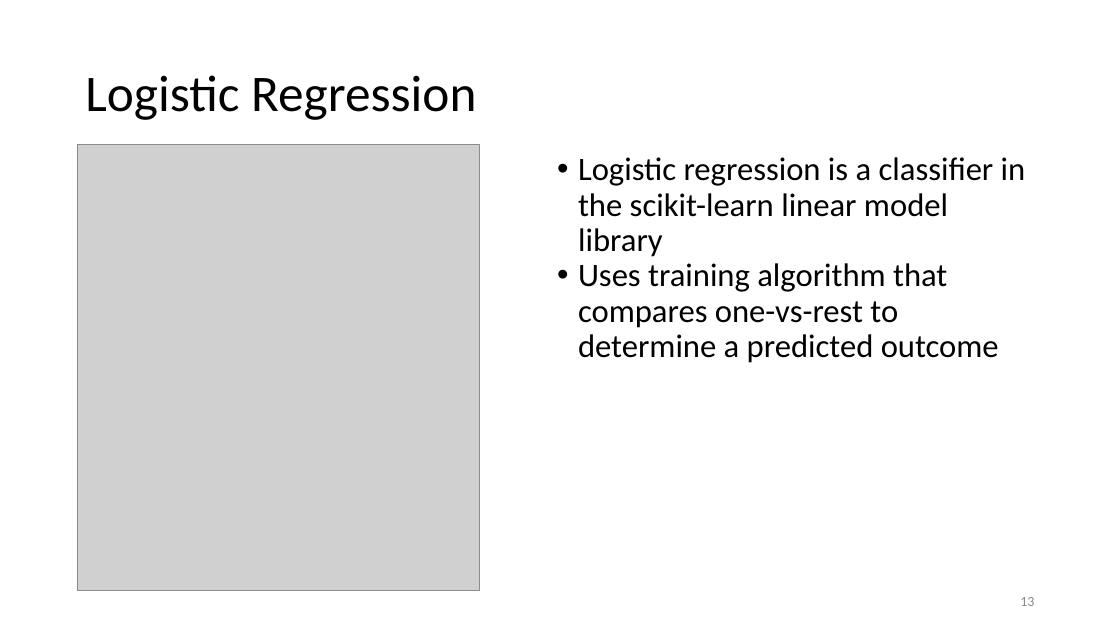
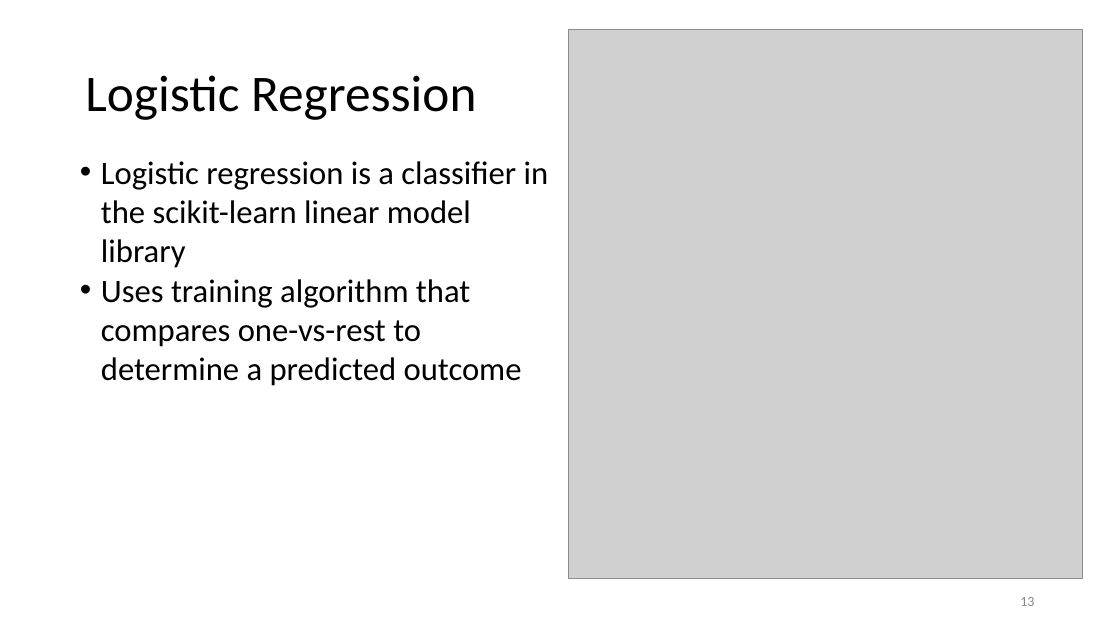
Before and after one commit to healykys/MarchMadnessProject, a slide deck: slide 13 of AIGroupPresentation.pptx. Drawn at 1120x630 pixels with LibreOffice and Linux fonts; fonts in the diff are those of the drawing; grey boxes stand for pictures. Boxes give left, top, right and bottom in pixels: in the first picture for what was removed or moved away, otherwise in the second. Text is boxed around its words. In the diff, an @@ line names an element or a change of style, - is before the commit and + after.

```diff
--- a/AIGroupPresentation.pptx
+++ b/AIGroupPresentation.pptx
@@ picture: place and size @@
-picture at (77, 145, 480, 592)
+picture at (569, 29, 1083, 579)
@@ text "Logistic regression is a classifier ...": place and size @@
-text "Logistic regression is a classifier ..." at (578, 157, 1026, 363)
+text "Logistic regression is a classifier ..." at (101, 161, 549, 386)
@@ text "Logistic regression is a classifier ..." at (101, 161, 549, 386): line spacing 0.9 to 1 @@
```
Also in this commit, not shown: 10 other slides changed, 1 slide added.
